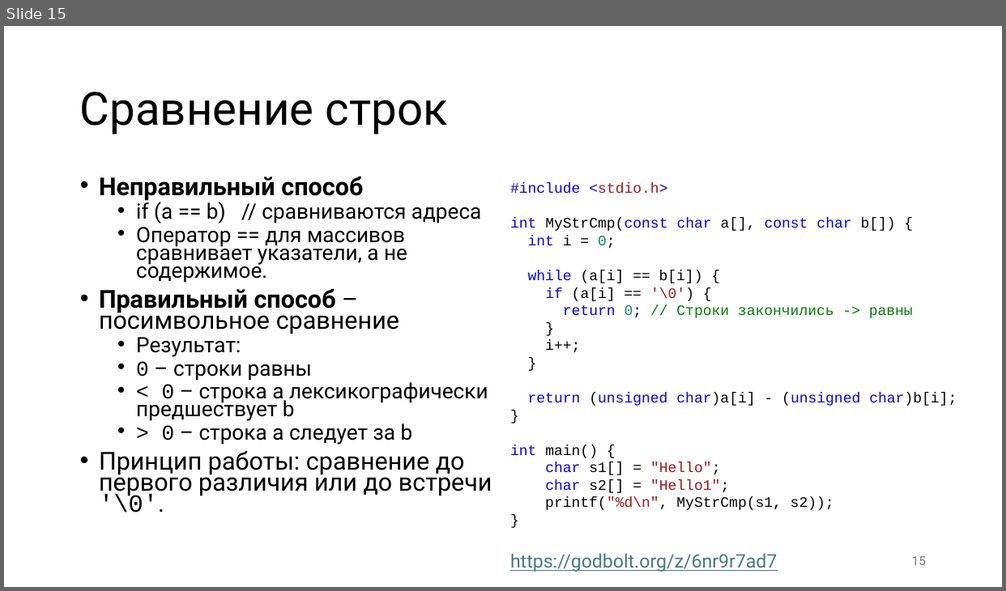
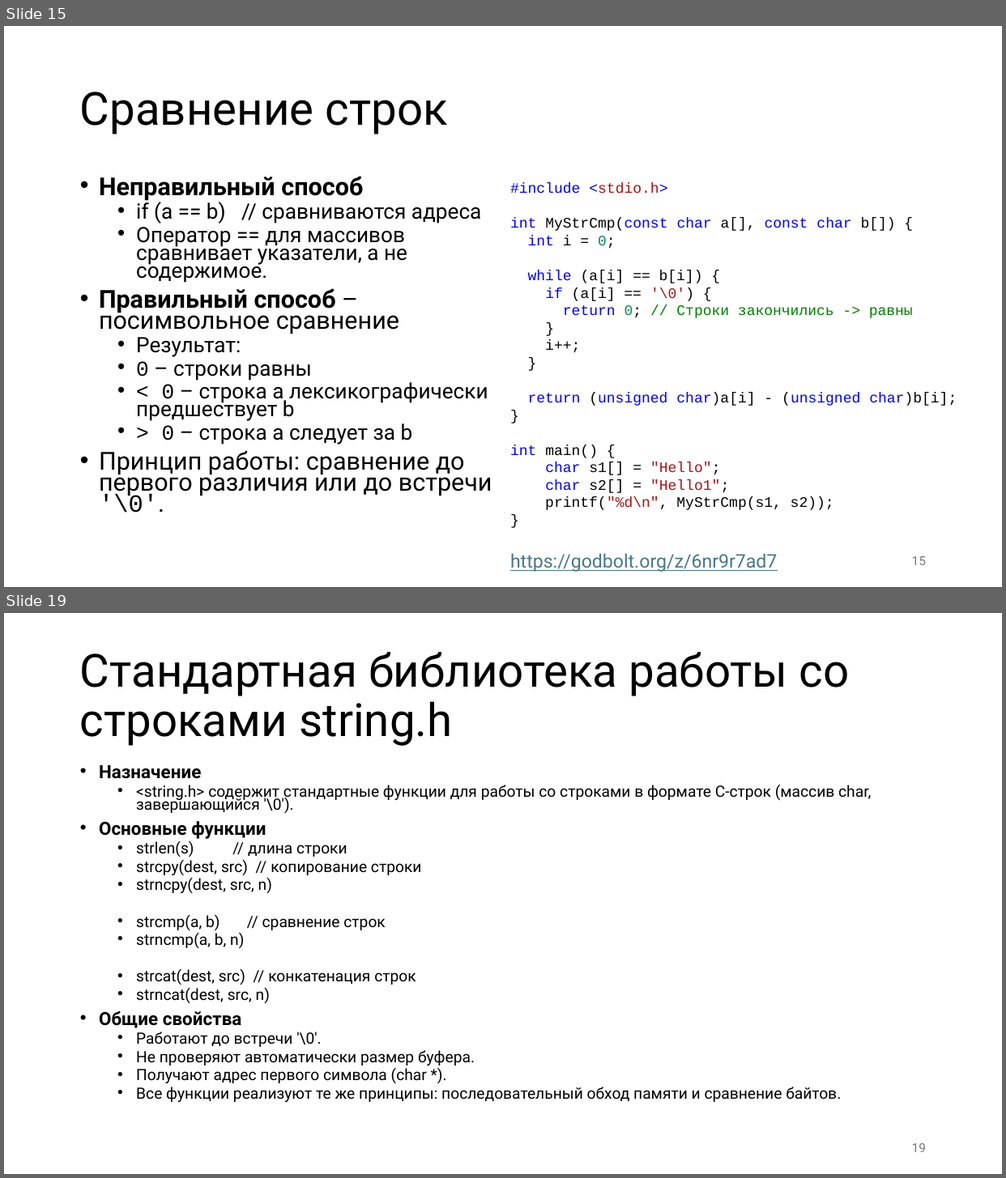
Before and after one commit to alexey-malov/mpp, a slide deck: lectures/03/Strings.pptx. Shown one above the other, each under a label of ours: slide 15 before the commit, slides 15 and 19 after it; the slides between them are not shown. The pictures are 1006x591 and 1006x1178 pixels, drawn with LibreOffice and Linux fonts; fonts in the diff are those of the drawing. Boxes give left, top, right and bottom in pixels: in the first picture for what was removed or moved away, otherwise in the second. Text is boxed around its words. In the diff, an @@ line names an element or a change of style, - is before the commit and + after.

Commit message:
Обновил лекцию про строки

```diff
--- a/lectures/03/Strings.pptx
+++ b/lectures/03/Strings.pptx
@@ slide 19 added at (4, 613, 1002, 1174), background #FFFFFF @@
@@ title added at (80, 652, 850, 746), 44 pt, text #000000 @@
+Стандартная библиотека работы со строками string.h
@@ text added at (99, 765, 871, 1102), 15 pt, text #000000 @@
+• Назначение
+  • <string.h> содержит стандартные функции для работы со строками в формате C-строк (массив char, завершающийся '\0').
+• Основные функции
+  • strlen(s) // длина строки
+  • strcpy(dest, src) // копирование строки
+  • strncpy(dest, src, n)
+  • strcmp(a, b) // сравнение строк
+  • strncmp(a, b, n)
+  • strcat(dest, src) // конкатенация строк
+  • strncat(dest, src, n)
+• Общие свойства
+  • Работают до встречи '\0'.
+  • Не проверяют автоматически размер буфера.
+  • Получают адрес первого символа (char *).
+  • Все функции реализуют те же принципы: последовательный обход памяти и сравнение байтов.
@@ page number added at (912, 1144, 926, 1152), 12 pt, text #797979 @@
+19
```
Also in this commit, not shown: 14 other slides added.
